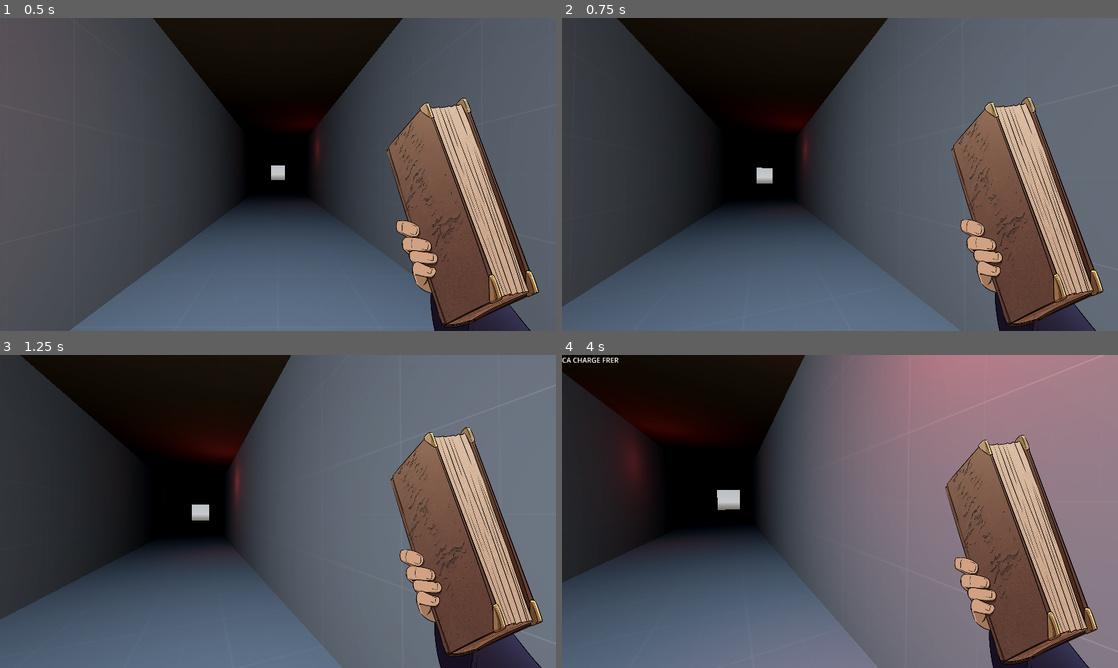
Above: before the commit, frames 1-4 (two rows, left to right).
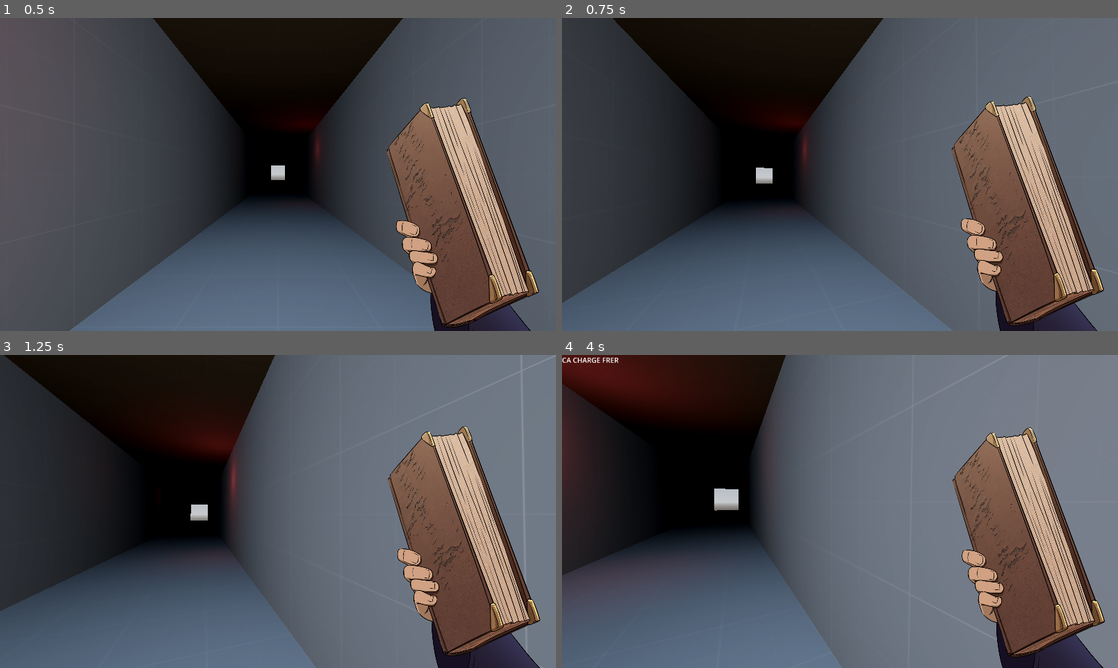
Above: after the commit, the same moments.

Repository: Bigaston/LDJam55
Game: Godot game, scene res://scenes/game/level.tscn
Same seed, same stepped clock (60 frames per second), same inputs: the game is played once before the commit and once after it.
Inputs (mouse positions are in pixels of both pictures, inside the frame that each line leads up to):
- Up to frame 1 (0.5 s): no input
- Up to frame 2 (0.75 s): tap Enter at 0.5 s; move the mouse to (867, 174) at 0.52 s; hold W (move_forward) from 0.53 s (still down); tap Space (use_spell) at 0.6 s
- Up to frame 3 (1.25 s): keep holding W (move_forward)
- Up to frame 4 (4 s): keep holding W (move_forward); move the mouse to (812, 511) at 1.27 s; tap Space (use_spell) every 0.75 s from 1.35 to 3.6 s; move the mouse to (851, 505) at 2.02 s; move the mouse to (834, 517) at 2.77 s; move the mouse to (878, 514) at 3.52 s

Frame 1 is identical in both runs. In frame 2, 3.9% of the frame differs, in the area x 0-98%, y 0-100%; in frame 3, 6.5%; in frame 4, 31%, in the area x 0-100%, y 0-100%.

Commit message:
Equilibrage monster, player, cooldown book

Diff:
--- a/objects/Monster.tscn
+++ b/objects/Monster.tscn
@@ -92,6 +92,7 @@
 
 [node name="Monster" type="Node3D"]
 script = ExtResource("1_43xes")
+monster_speed = 3.0
 monster_linker = ExtResource("2_hr87t")
 
 [node name="Area3D" type="Area3D" parent="."]
--- a/objects/Player.tscn
+++ b/objects/Player.tscn
@@ -8,8 +8,9 @@
 [node name="Player" type="CharacterBody3D" node_paths=PackedStringArray("book")]
 script = ExtResource("1_ck6yg")
 opened_book_speed = 2.0
-speed = 3.0
+speed = 4.0
 book = NodePath("Book")
+open_book_threeshold = -40
 vertical_sensitivity = 0.005
 horizontal_sensitivity = 0.005
 
--- a/objects/ui/Book.tscn
+++ b/objects/ui/Book.tscn
@@ -22,6 +22,7 @@
 spells_resource = ExtResource("2_al7fj")
 closed_book = NodePath("ClosedBook")
 opened_book = NodePath("OpenedBook")
+cast_cooldown = 1.75
 speed_multiplier = 20.0
 book_close = NodePath("Audio/BookClose")
 book_open = NodePath("Audio/BookOpen")
